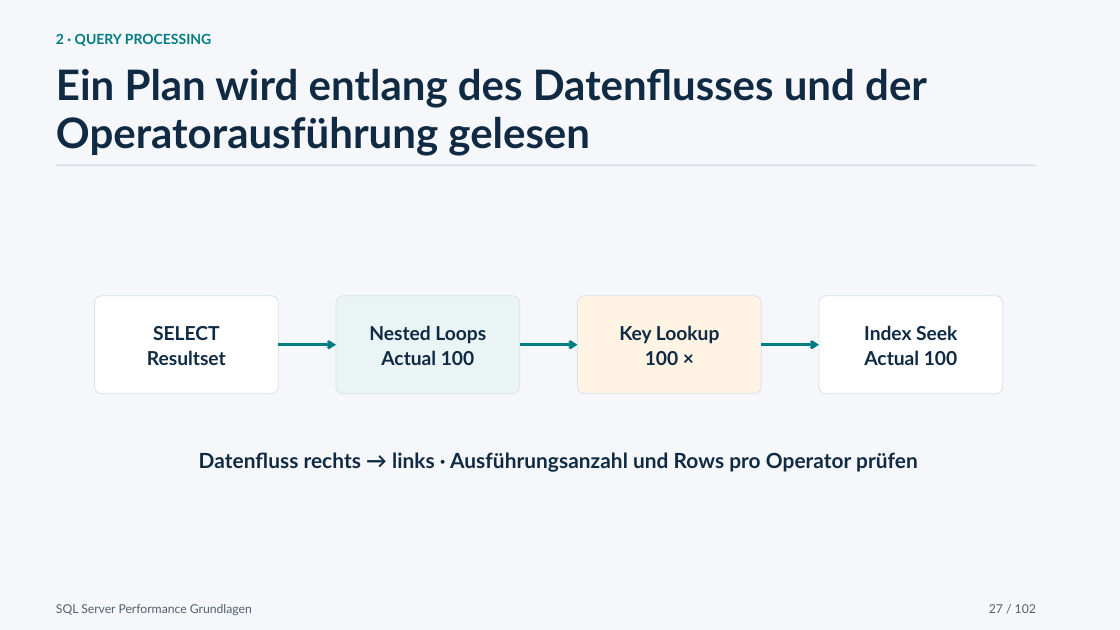
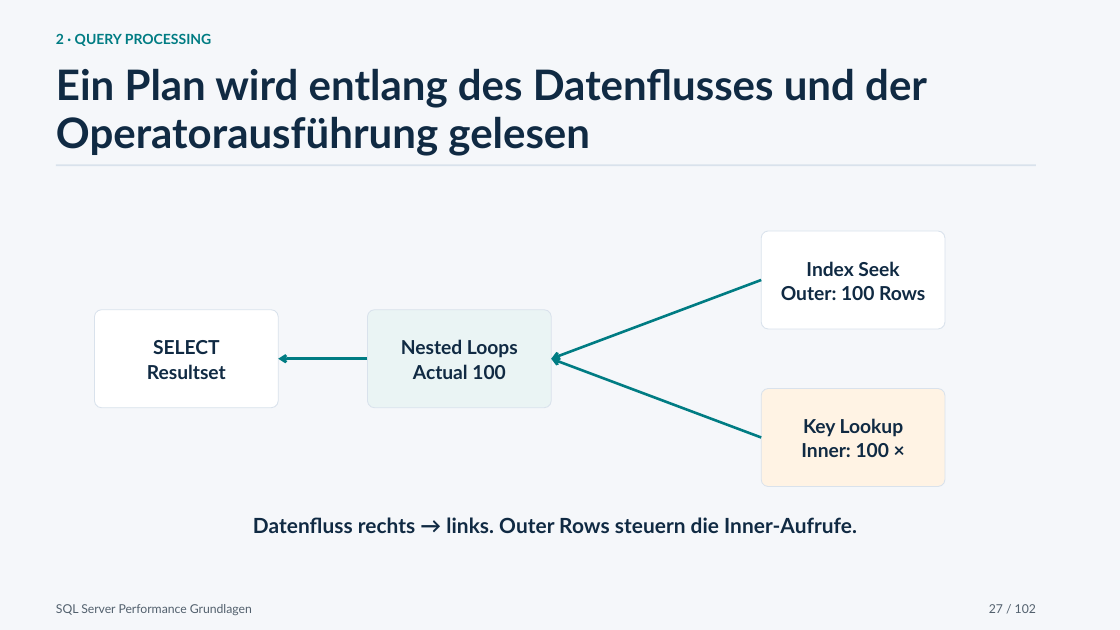
Before and after one commit to gecompat/SQL_PerformanceSchulung, a slide deck: slide 27 of Presentations/Performance_Schulung_Chat_2026-07-23_2146_SQL_Server_Performance_Grundlagen.pptx. Drawn at 1120x630 pixels with LibreOffice and Linux fonts; fonts in the diff are those of the drawing. Boxes give left, top, right and bottom in pixels: in the first picture for what was removed or moved away, otherwise in the second. Text is boxed around its words. In the diff, an @@ line names an element or a change of style, - is before the commit and + after.

Commit message:
Codex: Pfeilrichtungen und fachliche Diagramme der Präsentation korrigieren
Falsch gesetzte Pfeilspitzen kehrten Abläufe, Datenfluss und Indexnavigation um. Das Masterdeck korrigiert 44 Pfeile und entfernt die irreführende Commit-Checkpoint-Verbindung. 16 Folien wurden angepasst: Commit/Checkpoint sind getrennt, Seek und Key Lookup liefern zwei Eingänge für Nested Loops, und IFI, Datumsparameter, Memory-Grant-Aussagen sowie Diagrammbeschriftungen sind präzisiert. Die drei korrekten Blocking-Wartekanten erhalten eine Legende.

102 Folien, alle SlideKeys und die drei Custom Shows bleiben erhalten. Deckfreigaben, Quellen- und Aussagenregister sowie das Variantenmanifest sind synchronisiert. Ein reproduzierbares Korrekturwerkzeug und ein Diagrammvalidator einschließlich CI-Anbindung sichern den Stand. Die Einzelbefunde stehen in `Documentation/Reviews/PRESENTATION_DIAGRAM_REVIEW_2026_10_05.md`.

Validierung:

- Diagramm-, Varianten-, W2-007-, ADV-009/010/011- und Curriculumvalidatoren: PASS.
- PowerPoint-Renderprüfung: Master mit 102 Folien; BASIS/STANDARD/VERTIEFUNG mit 41/66/102 Folien. Alle 209 Variantenfolien sind pixelgleich zur zugehörigen Masterfolie; 86 unveränderte Masterfolien bleiben pixelgleich zum Ausgangsdeck.
- Paket-, Layout-, Font-, Privacy- und Metadatenprüfungen: PASS. Zwei Korrekturläufe aus derselben Quelle erzeugen identische Bytes; der Diagrammvalidator erkennt die Fehler im Ausgangsdeck.
- Registry-, Governance-, Foundation- und Repository-Continuity-Prüfungen sowie `git diff --check`: PASS.

SQL-Server-Runtime-Tests sind für diesen Präsentationsschnitt nicht erforderlich, da keine Demo verändert wurde. Varianten und Renderbilder sind reproduzierbare, ignorierte Build-Artefakte.

```diff
--- a/Presentations/Performance_Schulung_Chat_2026-07-23_2146_SQL_Server_Performance_Grundlagen.pptx
+++ b/Presentations/Performance_Schulung_Chat_2026-07-23_2146_SQL_Server_Performance_Grundlagen.pptx
@@ rounded rectangle: place and size @@
-rounded rectangle at <box>819,296,1003,394</box>
+rounded rectangle at <box>761,231,945,329</box>
@@ text "Index Seek": place and size @@
-text "Index Seek" at <box>864,325,957,365</box>
+text "Index Seek" at <box>781,261,925,300</box>
@@ arrow moved from (819, 344) - (761, 344) to (761, 280) - (551, 359) @@
@@ arrow (761, 280) - (551, 359): arrowheads changed @@
@@ text at <box>781,286,925,300</box>: text changed @@
-Actual 100
+Outer: 100 Rows
@@ rounded rectangle: place and size @@
-rounded rectangle at <box>94,296,278,394</box>
+rounded rectangle at <box>94,310,278,408</box>
@@ text "SELECT": place and size @@
-text "SELECT" at <box>147,326,226,365</box>
+text "SELECT" at <box>147,340,226,379</box>
@@ rounded rectangle: place and size @@
-rounded rectangle at <box>336,296,520,394</box>
+rounded rectangle at <box>368,310,552,408</box>
@@ text "Nested Loops": place and size @@
-text "Nested Loops" at <box>369,325,486,365</box>
+text "Nested Loops" at <box>401,339,518,379</box>
@@ arrow moved from (336, 344) - (278, 344) to (368, 359) - (278, 359) @@
@@ arrow (368, 359) - (278, 359): arrowheads changed @@
@@ arrow moved from (578, 344) - (520, 344) to (761, 438) - (551, 359) @@
@@ arrow (761, 438) - (551, 359): arrowheads changed @@
@@ rounded rectangle: place and size @@
-rounded rectangle at <box>578,296,762,394</box>
+rounded rectangle at <box>761,388,945,486</box>
@@ text "Key Lookup": place and size @@
-text "Key Lookup" at <box>619,325,720,365</box>
+text "Key Lookup" at <box>801,418,904,457</box>
@@ text at <box>801,443,889,457</box>: text changed @@
-100 ×
+Inner: 100 ×
@@ text at <box>253,517,857,533</box>: text changed @@
-Datenfluss rechts → links · Ausführungsanzahl und Rows pro Operator prüfen
+Datenfluss rechts → links. Outer Rows steuern die Inner-Aufrufe.
```
Also in this commit, not shown: 15 other slides changed, 12 other files.
